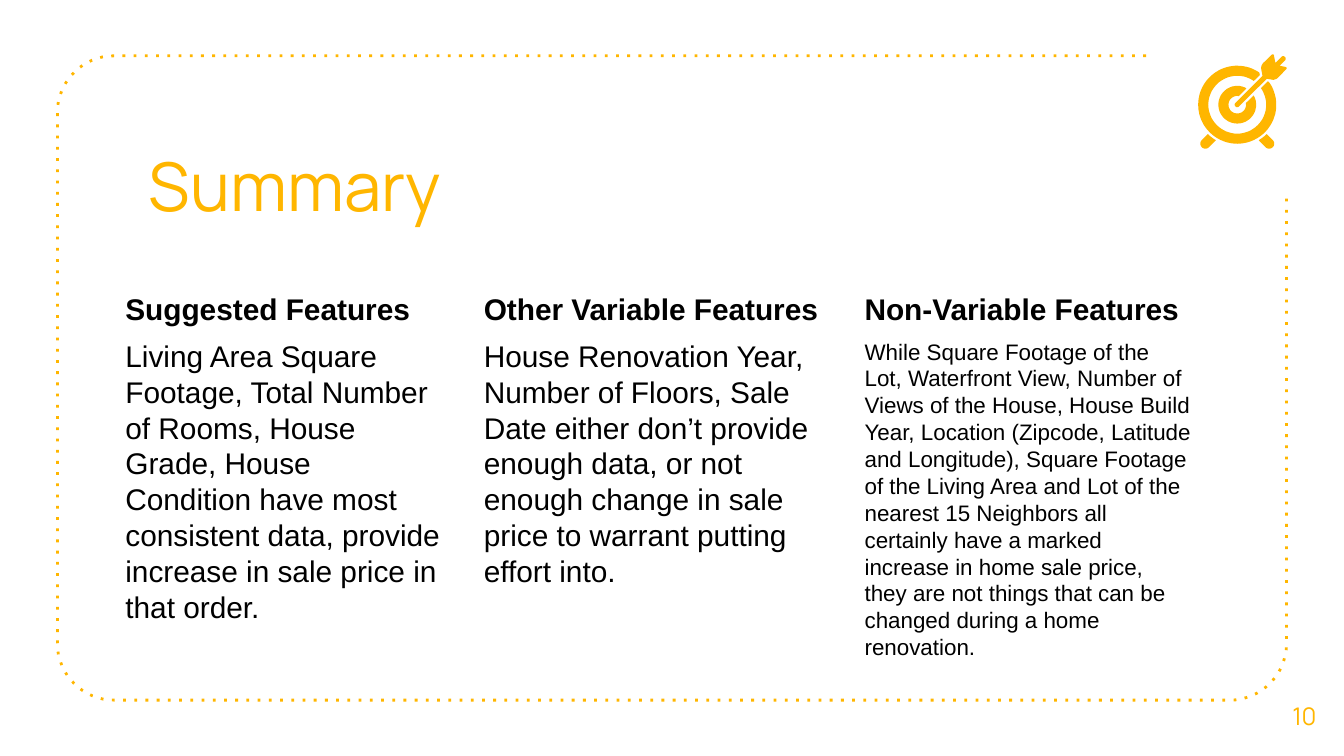
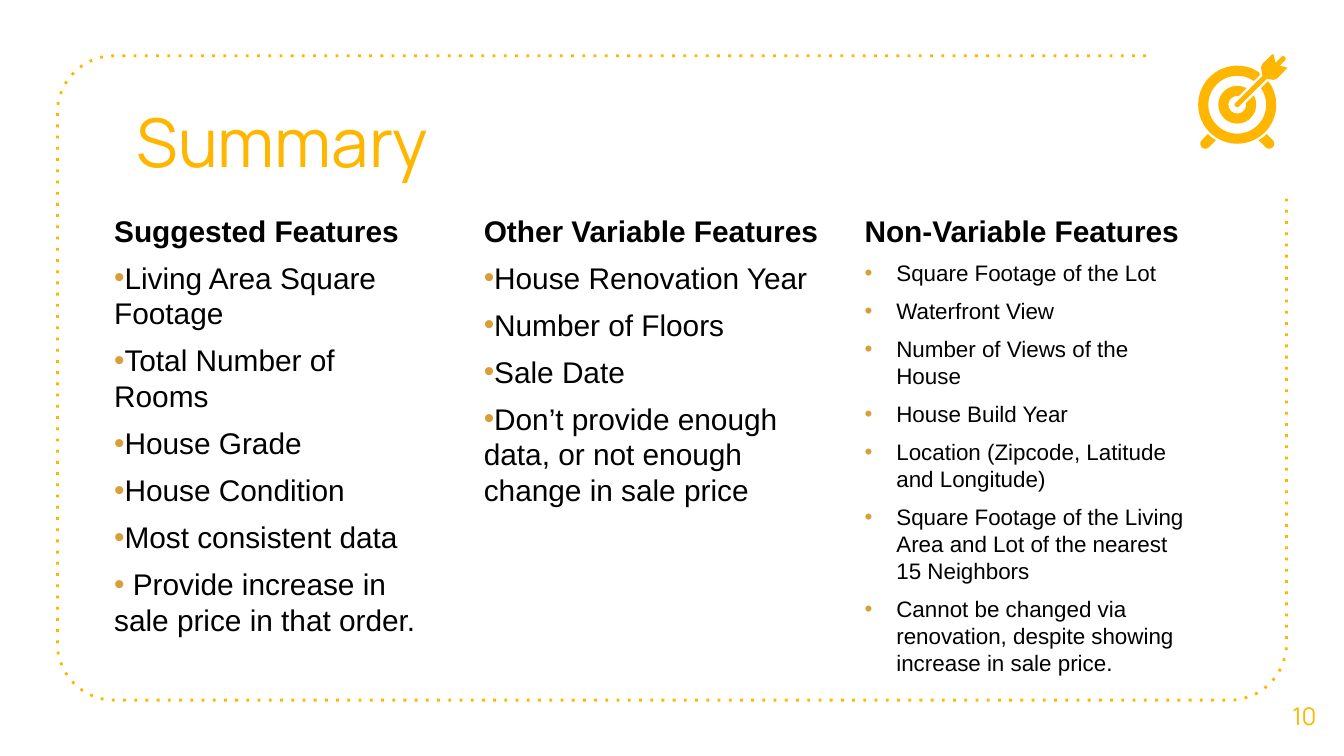
Before and after one commit to Atksmith88/Mod-1-Project, a slide deck: slide 10 of Presentation.pptx. Drawn at 1344x756 pixels with LibreOffice and Linux fonts; fonts in the diff are those of the drawing. Boxes give left, top, right and bottom in pixels: in the first picture for what was removed or moved away, otherwise in the second. Text is boxed around its words. In the diff, an @@ line names an element or a change of style, - is before the commit and + after.

Commit message:
Updated Presentation file to summarize certain slides.

```diff
--- a/Presentation.pptx
+++ b/Presentation.pptx
@@ title "Summary": place and size @@
-title "Summary" at box(149, 161, 441, 227)
+title "Summary" at box(137, 117, 429, 183)
@@ text "Suggested Features": place and size @@
-text "Suggested Features" at box(125, 298, 440, 619)
+text "Suggested Features" at box(114, 220, 415, 637)
@@ text "Other Variable Features": place and size @@
-text "Other Variable Features" at box(484, 298, 818, 583)
+text "Other Variable Features" at box(484, 220, 818, 507)
@@ text "Non-Variable Features": place and size @@
-text "Non-Variable Features" at box(865, 298, 1191, 656)
+text "Non-Variable Features" at box(865, 220, 1183, 676)
@@ text at box(114, 267, 415, 637): text changed @@
-Living Area Square Footage, Total Number of Rooms, House Grade, House Condition have most consistent data, provide increase in sale price in that order.
+• Living Area Square Footage
+• Total Number of Rooms
+• House Grade
+• House Condition
+• Most consistent data
+• Provide increase in sale price in that order.
@@ text at box(484, 267, 807, 507): text changed @@
-House Renovation Year, Number of Floors, Sale Date either don’t provide enough data, or not enough change in sale price to warrant putting effort into.
+• House Renovation Year
+• Number of Floors
+• Sale Date
+• Don’t provide enough data, or not enough change in sale price
@@ text at box(896, 264, 1183, 676): text changed @@
-While Square Footage of the Lot, Waterfront View, Number of Views of the House, House Build Year, Location (Zipcode, Latitude and Longitude), Square Footage of the Living Area and Lot of the nearest 15 Neighbors all certainly have a marked increase in home sale price, they are not things that can be changed during a home renovation.
+• Square Footage of the Lot
+• Waterfront View
+• Number of Views of the House
+• House Build Year
+• Location (Zipcode, Latitude and Longitude)
+• Square Footage of the Living Area and Lot of the nearest 15 Neighbors
+• Cannot be changed via renovation, despite showing increase in sale price.
```
Also in this commit, not shown: 3 other slides changed.
